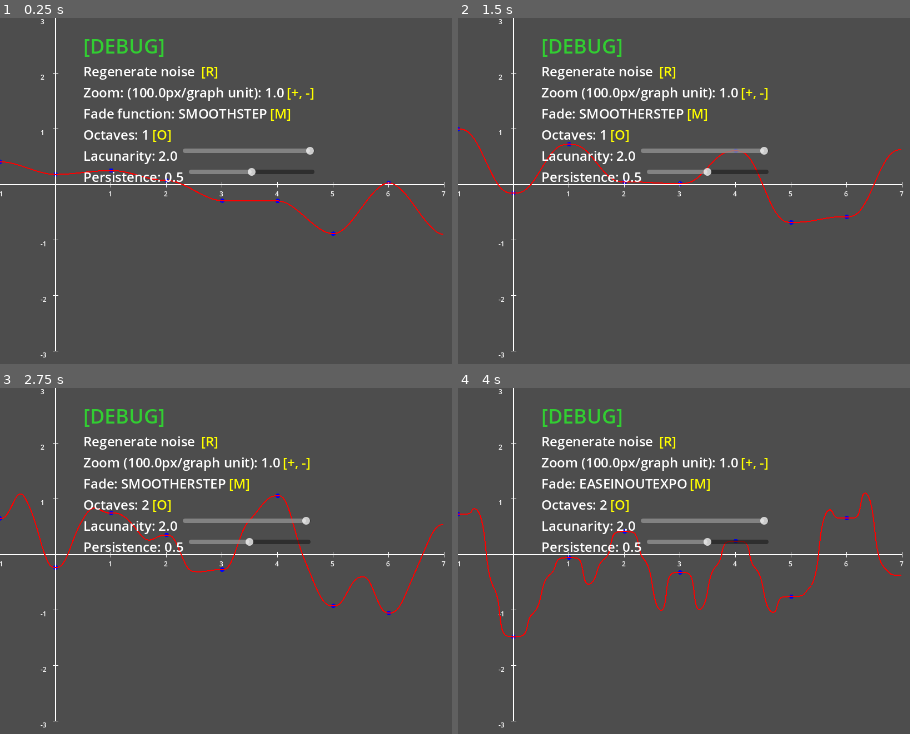
Above: before the commit, frames 1-4 (two rows, left to right).
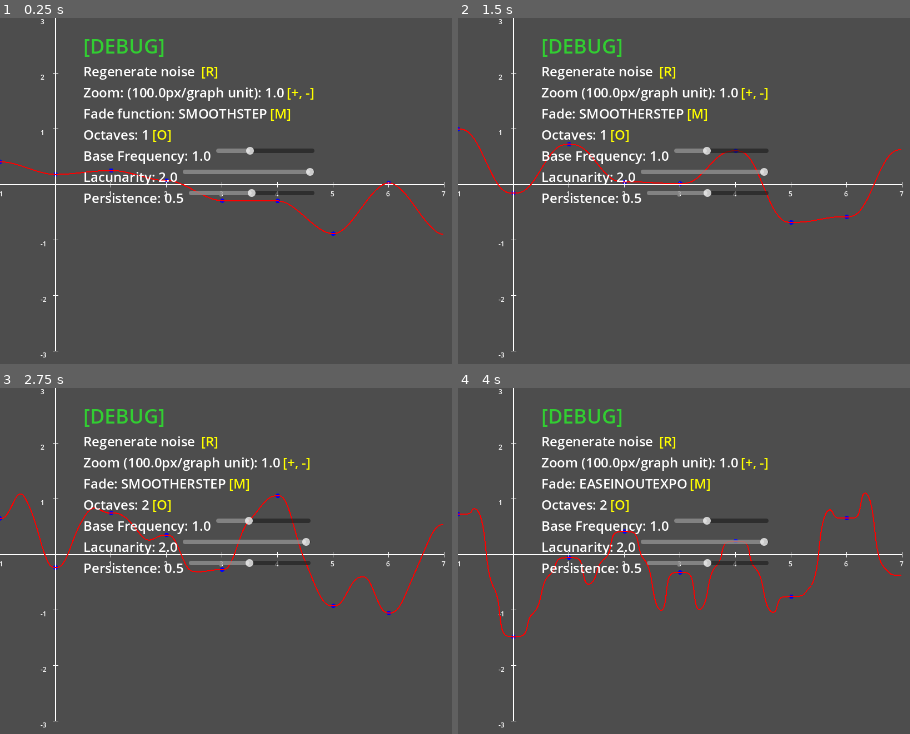
Above: after the commit, the same moments.

Repository: gavyn-ezell/fractal-noise-visualizers
Game: Godot game, scene res://1DPerlinVisualizer.tscn
Same seed, same stepped clock (60 frames per second), same inputs: the game is played once before the commit and once after it. The project has no main scene, so this scene is started directly.
Inputs:
- Up to frame 1 (0.25 s): no input
- Up to frame 2 (1.5 s): tap Enter at 0.5 s; tap M at 0.6 s; tap Space at 1.25 s; tap R at 1.35 s
- Up to frame 3 (2.75 s): tap Enter at 2 s; tap O at 2.1 s
- Up to frame 4 (4 s): tap Space at 2.75 s; tap M at 2.85 s; tap Enter at 3.5 s; tap R at 3.6 s

The runs differ from the first frame. In frame 1, 1.9% of the frame differs, in the area x 18-70%, y 37-54%; in frame 2, 1.9%; in frame 3, 1.9%; in frame 4, 1.9%.

Commit message:
add base frequency

Diff:
--- a/1DPerlinVisualizer.gd
+++ b/1DPerlinVisualizer.gd
@@ -167,6 +167,8 @@
 var octaves_controls: Label
 
 # Sliders for noise parameters
+var base_frequency_slider: HSlider
+var base_frequency_label: Label
 var lacunarity_slider: HSlider
 var persistence_slider: HSlider
 var lacunarity_label: Label
@@ -191,8 +193,29 @@
 
 	return container
 
+func create_slider_row(label_text: String, min_val: float, max_val: float, step: float, default_val: float, font_size: int = DEBUG_ITEM_FONT_SIZE) -> HBoxContainer:
+	var container = HBoxContainer.new()
+	container.add_theme_constant_override("separation", 10)
+
+	var label = Label.new()
+	label.text = label_text
+	label.add_theme_font_size_override("font_size", font_size)
+	label.add_theme_color_override("font_color", Color.WHITE)
+	container.add_child(label)
+
+	var slider = HSlider.new()
+	slider.min_value = min_val
+	slider.max_value = max_val
+	slider.step = step
+	slider.value = default_val
+	slider.size_flags_horizontal = Control.SIZE_EXPAND_FILL
+	slider.add_theme_color_override("font_color", Color.WHITE)
+	container.add_child(slider)
+
+	return container
+
 func _ready():
-	perlin_noise = PerlinNoise.new(PerlinNoise.FadeType.SMOOTHSTEP)
+	perlin_noise = PerlinNoise.new()
 	graph = Graph.new(perlin_noise, 100.0, Vector2(100, get_viewport().size.y/2), get_viewport().size)  # 100 pixels = 1 unit
 
 
@@ -245,6 +268,7 @@
 	fade_label = fade_row.get_child(0)  # Reference to update later
 	fade_controls = fade_row.get_child(1)
 
+
 	#octaves row
 	var octaves_row = create_control_row(
 		"Octaves: " + str(perlin_noise.octaves),
@@ -257,47 +281,28 @@
 	octaves_label = octaves_row.get_child(0)  # Reference to update later
 	octaves_controls = octaves_row.get_child(1)
 
+	# base frequency slider row
+	var base_frequency_container = create_slider_row("Base Frequency: " + str(perlin_noise.base_frequency), 0.5, 2.0, 0.1, perlin_noise.base_frequency)
+	debug_ui_container.add_child(base_frequency_container)
+	base_frequency_label = base_frequency_container.get_child(0)
+	base_frequency_slider = base_frequency_container.get_child(1)
+
+
+
 	# Lacunarity slider row
-	var lacunarity_container = HBoxContainer.new()
-	lacunarity_container.add_theme_constant_override("separation", 10)
+	var lacunarity_container = create_slider_row("Lacunarity: " + str(perlin_noise.lacunarity), 0.5, 2.0, 0.1, perlin_noise.lacunarity)
 	debug_ui_container.add_child(lacunarity_container)
-
-	lacunarity_label = Label.new()
-	lacunarity_label.text = "Lacunarity: " + str(perlin_noise.lacunarity)
-	lacunarity_label.add_theme_font_size_override("font_size",DEBUG_ITEM_FONT_SIZE)
-	lacunarity_label.add_theme_color_override("font_color", Color.WHITE)
-	lacunarity_container.add_child(lacunarity_label)
-
-	lacunarity_slider = HSlider.new()
-	lacunarity_slider.min_value = 0.5
-	lacunarity_slider.max_value = 2.0
-	lacunarity_slider.step = 0.1
-	lacunarity_slider.value = perlin_noise.lacunarity
-	lacunarity_slider.size_flags_horizontal = Control.SIZE_EXPAND_FILL
-	lacunarity_slider.add_theme_color_override("font_color", Color.WHITE)
-	lacunarity_container.add_child(lacunarity_slider)
+	lacunarity_label = lacunarity_container.get_child(0)
+	lacunarity_slider = lacunarity_container.get_child(1)
 
 	# Persistence slider row
-	var persistence_container = HBoxContainer.new()
-	persistence_container.add_theme_constant_override("separation", 10)
+	var persistence_container = create_slider_row("Persistence: " + str(perlin_noise.persistence), 0.0, 1.0, 0.05, perlin_noise.persistence)
 	debug_ui_container.add_child(persistence_container)
-
-	persistence_label = Label.new()
-	persistence_label.text = "Persistence: " + str(perlin_noise.persistence)
-	persistence_label.add_theme_font_size_override("font_size", DEBUG_ITEM_FONT_SIZE)
-	persistence_label.add_theme_color_override("font_color", Color.WHITE)
-	persistence_container.add_child(persistence_label)
-
-	persistence_slider = HSlider.new()
-	persistence_slider.min_value = 0.0
-	persistence_slider.max_value = 1.0
-	persistence_slider.step = 0.05
-	persistence_slider.value = perlin_noise.persistence
-	persistence_slider.size_flags_horizontal = Control.SIZE_EXPAND_FILL
-	persistence_slider.add_theme_color_override("font_color", Color.WHITE)
-	persistence_container.add_child(persistence_slider)
+	persistence_label = persistence_container.get_child(0)
+	persistence_slider = persistence_container.get_child(1)
 
 	# Connect slider signals
+	base_frequency_slider.value_changed.connect(_on_base_frequency_changed)
 	lacunarity_slider.value_changed.connect(_on_lacunarity_changed)
 	persistence_slider.value_changed.connect(_on_persistence_changed)
 
@@ -337,6 +342,11 @@
 		print("redrawing")
 		queue_redraw()
 
+func _on_base_frequency_changed(value: float):
+	perlin_noise.base_frequency = value
+	base_frequency_label.text = "Base Frequency: " + str(value)
+	queue_redraw()
+
 func _on_lacunarity_changed(value: float):
 	perlin_noise.lacunarity = value
 	lacunarity_label.text = "Lacunarity: " + str(value)
--- a/perlin.gd
+++ b/perlin.gd
@@ -25,21 +25,18 @@
    ];
 
 var p: Array[int]
-var lacunarity: float
-var persistence: float
+var base_frequency: float = 1.0
+var lacunarity: float = 2.0
+var persistence: float = 0.5
+var octaves: int = 1
 
-var fade_type: FadeType
-var n: int
-var octaves: int
+var fade_type: FadeType = FadeType.SMOOTHSTEP
+var n: int = 255
 
-func _init(in_fade_type: FadeType = FadeType.LERP, in_n: int = 255, in_octaves:int = 1, in_lacunarity:float = 2.0, in_persistence:float = 0.5) -> void:
-	fade_type = in_fade_type
+
+func _init() -> void:
 	for idx in range(512):
 		p.append(base_permutation[idx % 256])
-	n = in_n
-	octaves = clamp(in_octaves, 1, 4)
-	lacunarity = in_lacunarity
-	persistence = in_persistence
 
 
 
@@ -89,5 +86,5 @@
 	for s in range(octaves):
 		#persistence affects amplitude change at each level
 		#lacunarity effects frequency change at each level
-		final_noise += pow(persistence, float(s)) * _noise1d(pow(lacunarity, float(s)) * x)
+		final_noise += pow(persistence, float(s)) * _noise1d(base_frequency * pow(lacunarity, float(s)) * x)
 	return final_noise
